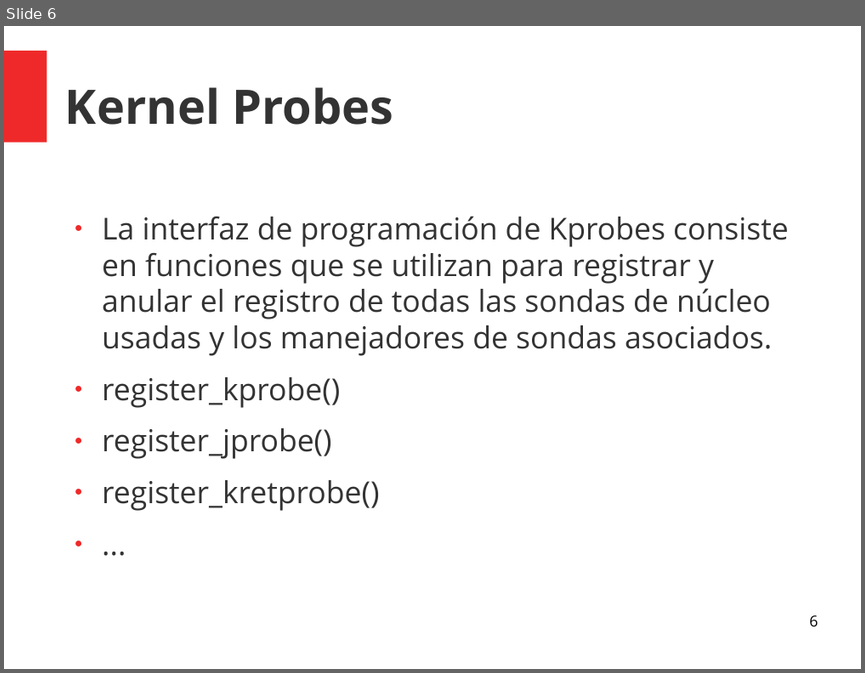
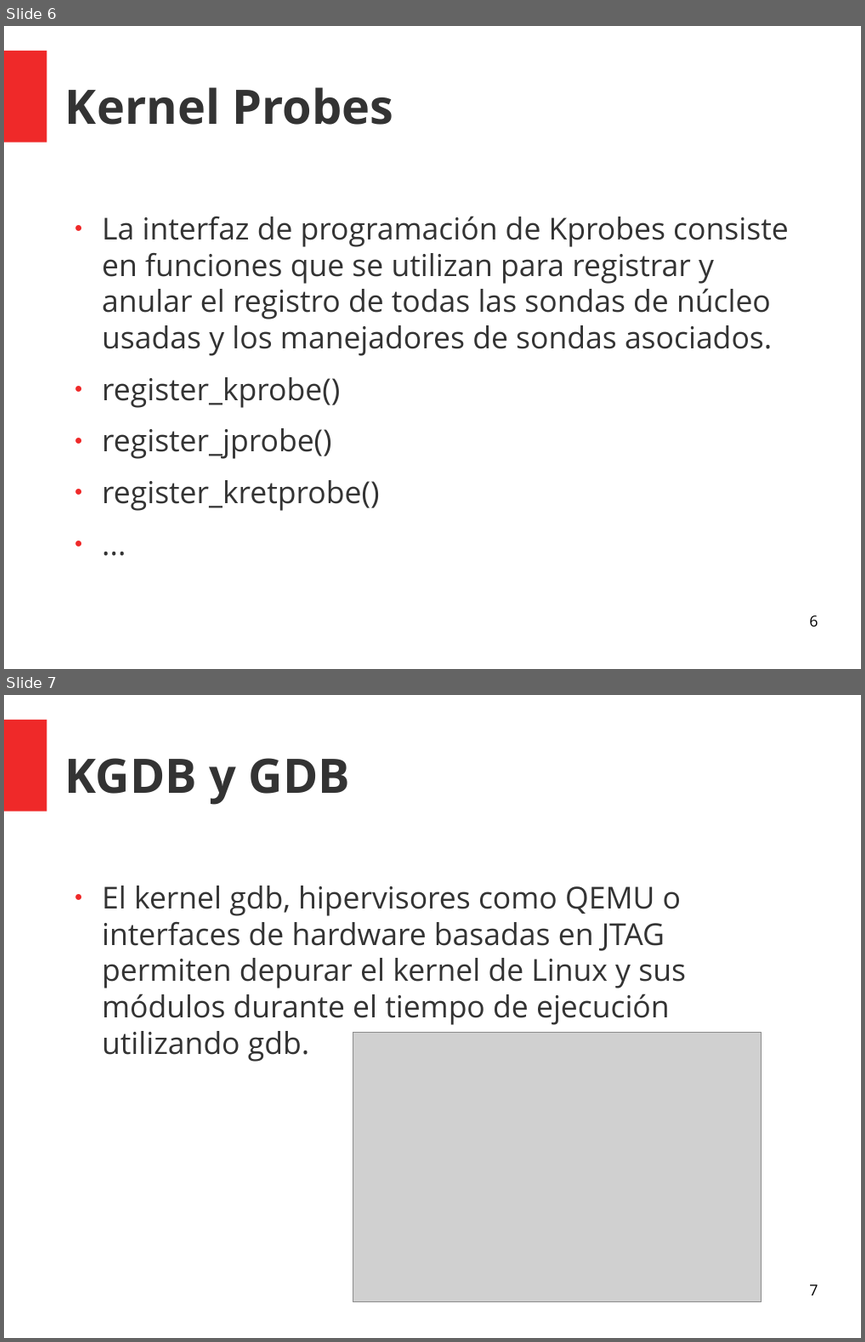
Before and after one commit to ancral/Linux_UCM, a slide deck: presentacionLinux.odp. Shown one above the other, each under a label of ours: slide 6 before the commit, slides 6 and 7 after it. The pictures are 865x673 and 865x1342 pixels, drawn with LibreOffice and Linux fonts; fonts in the diff are those of the drawing; grey boxes stand for pictures. Boxes give left, top, right and bottom in pixels: in the first picture for what was removed or moved away, otherwise in the second. Text is boxed around its words. In the diff, an @@ line names an element or a change of style, - is before the commit and + after.

```diff
--- a/presentacionLinux.odp
+++ b/presentacionLinux.odp
@@ slide 7 added at <box>4,695,861,1338</box>, background #FFFFFF; not listed: 1 template element that a slide beside it also shows @@
@@ title added at <box>65,758,350,805</box>, 44 pt, text #333333, bold @@
+KGDB y GDB
@@ text added at <box>102,885,686,1061</box>, 28 pt, text #333333 @@
+● El kernel gdb, hipervisores como QEMU o interfaces de hardware basadas en JTAG permiten depurar el kernel de Linux y sus módulos durante el tiempo de ejecución utilizando gdb.
@@ picture added at <box>353,1032,761,1301</box> @@
@@ page number added at <box>809,1284,817,1295</box>, 14 pt, text #000000 @@
+7
```
Also in this commit, not shown: 2 slides changed, 1 other slide added.
